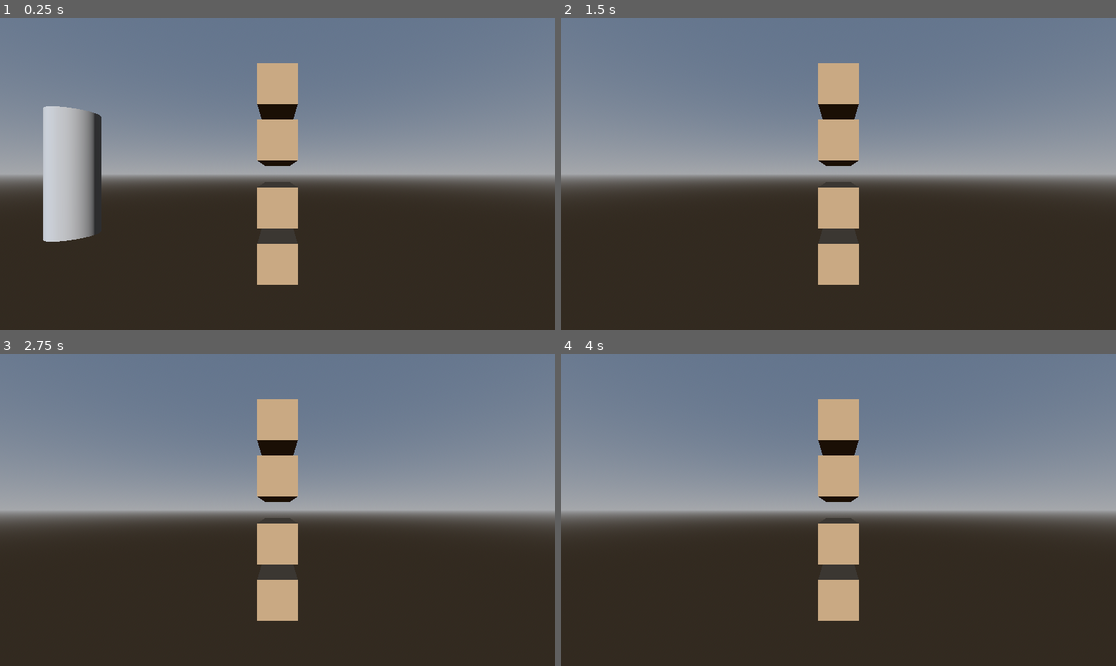
Above: before the commit, frames 1-4 (two rows, left to right).
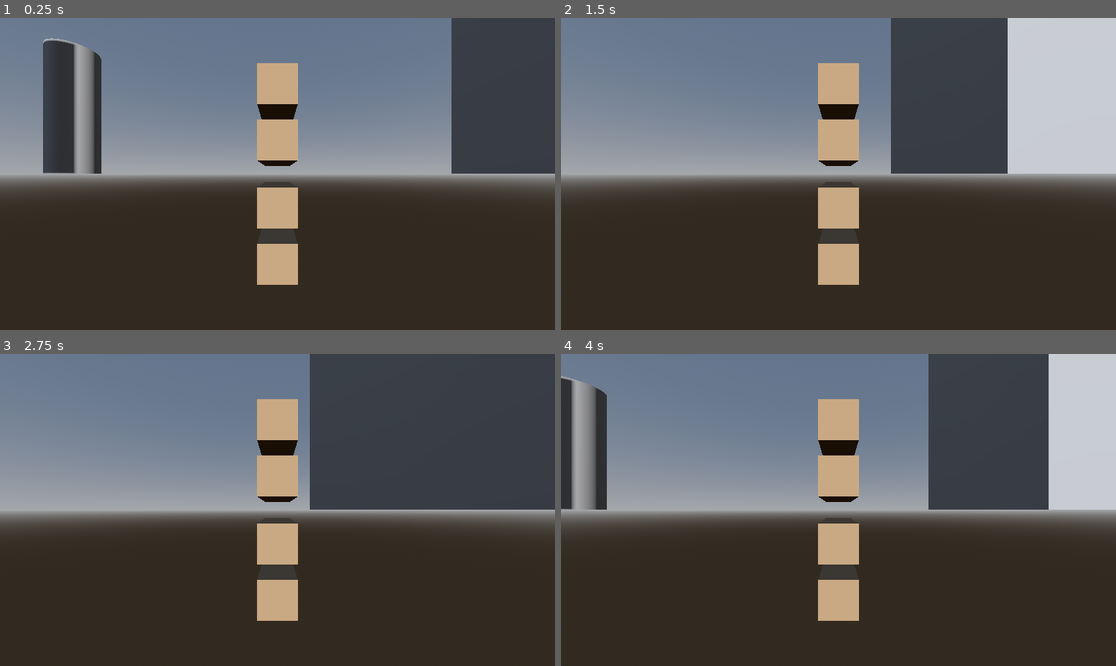
Above: after the commit, the same moments.

Repository: miloszmn7/rwr
Game: Godot game, scene res://main.tscn
Same seed, same stepped clock (60 frames per second), same inputs: the game is played once before the commit and once after it.
Inputs:
- Up to frame 1 (0.25 s): no input
- Up to frame 2 (1.5 s): tap Enter at 0.5 s; hold Right (ui_right) 0.53-1.28 s; hold Down (ui_down) from 1.28 s (still down)
- Up to frame 3 (2.75 s): release Down (ui_down) at 2.03 s; hold Right (ui_right) from 2.03 s (still down)
- Up to frame 4 (4 s): tap Space at 2.75 s; release Right (ui_right) at 2.78 s; hold Up (ui_up) 2.78-3.53 s; hold Left (ui_left) from 3.53 s (still down)

The runs differ from the first frame. In frame 1, 15% of the frame differs, in the area x 7-100%, y 0-72%; in frame 2, 20%; in frame 3, 22%, in the area x 55-100%, y 0-50%; in frame 4, 20%.

Commit message:
Sceneria i rece, teleportacja i chodzenie

Diff:
--- a/project_files/main.tscn
+++ b/project_files/main.tscn
@@ -16,6 +16,12 @@
 
 [sub_resource type="ConcavePolygonShape3D" id="ConcavePolygonShape3D_1bvp3"]
 data = PackedVector3Array(0, 1.5, 0.5, 0.049, 1.5, 0.4976, 0, 0.9, 0.5, 0.049, 1.5, 0.4976, 0.049, 0.9, 0.4976, 0, 0.9, …(57550 unchanged characters)…
+
+[sub_resource type="BoxMesh" id="BoxMesh_1bvp3"]
+size = Vector3(4, 3, 2)
+
+[sub_resource type="BoxShape3D" id="BoxShape3D_lquwl"]
+size = Vector3(4, 3, 2)
 
 [sub_resource type="ProceduralSkyMaterial" id="ProceduralSkyMaterial_ig7tw"]
 
@@ -42,6 +48,7 @@
 emission_energy_multiplier = 2.0
 
 [sub_resource type="CapsuleShape3D" id="CapsuleShape3D_1bvp3"]
+radius = 0.2
 height = 1.8
 
 [node name="Node3D" type="Node3D"]
@@ -56,23 +63,41 @@
 
 [node name="Level" type="Node3D" parent="."]
 
-[node name="MeshInstance3D" type="MeshInstance3D" parent="Level"]
+[node name="Floor" type="MeshInstance3D" parent="Level"]
 mesh = SubResource("PlaneMesh_ig7tw")
 
-[node name="StaticBody3D" type="StaticBody3D" parent="Level/MeshInstance3D"]
+[node name="StaticBody3D" type="StaticBody3D" parent="Level/Floor"]
 
-[node name="CollisionShape3D" type="CollisionShape3D" parent="Level/MeshInstance3D/StaticBody3D"]
+[node name="CollisionShape3D" type="CollisionShape3D" parent="Level/Floor/StaticBody3D"]
 transform = Transform3D(1, 0, 0, 0, 1, 0, 0, 0, 1, 0, -0.05, 0)
 shape = SubResource("BoxShape3D_0xm2m")
 
-[node name="MeshInstance3D2" type="MeshInstance3D" parent="Level"]
-transform = Transform3D(1, 0, 0, 0, 1, 0, 0, 0, 1, -5, 0, -5)
+[node name="Obstacle1" type="MeshInstance3D" parent="Level"]
+transform = Transform3D(1, 0, 0, 0, 1, 0, 0, 0, 1, -5, 1.5, -5)
 mesh = SubResource("CylinderMesh_h2yge")
 
-[node name="StaticBody3D" type="StaticBody3D" parent="Level/MeshInstance3D2"]
+[node name="StaticBody3D" type="StaticBody3D" parent="Level/Obstacle1"]
 
-[node name="CollisionShape3D" type="CollisionShape3D" parent="Level/MeshInstance3D2/StaticBody3D"]
+[node name="CollisionShape3D" type="CollisionShape3D" parent="Level/Obstacle1/StaticBody3D"]
 shape = SubResource("ConcavePolygonShape3D_1bvp3")
+
+[node name="Obstacle2" type="MeshInstance3D" parent="Level"]
+transform = Transform3D(1, 0, 0, 0, 1, 0, 0, 0, 1, -5, 1.5, 5)
+mesh = SubResource("CylinderMesh_h2yge")
+
+[node name="StaticBody3D" type="StaticBody3D" parent="Level/Obstacle2"]
+
+[node name="CollisionShape3D" type="CollisionShape3D" parent="Level/Obstacle2/StaticBody3D"]
+shape = SubResource("ConcavePolygonShape3D_1bvp3")
+
+[node name="Obstacle3" type="MeshInstance3D" parent="Level"]
+transform = Transform3D(1, 0, 0, 0, 1, 0, 0, 0, 1, 5, 1.5, -2.5)
+mesh = SubResource("BoxMesh_1bvp3")
+
+[node name="StaticBody3D" type="StaticBody3D" parent="Level/Obstacle3"]
+
+[node name="CollisionShape3D" type="CollisionShape3D" parent="Level/Obstacle3/StaticBody3D"]
+shape = SubResource("BoxShape3D_lquwl")
 
 [node name="DirectionalLight3D" type="DirectionalLight3D" parent="Level"]
 transform = Transform3D(1, 0, 0, 0, 1, 0, 0, 0, 1, 0.393179, 2.4184978, 0.535851)
Not shown: 1 places in project_files/main.tscn that only renumber resources
Not shown, changed: docs/index.html
Not shown, changed: docs/index.pck
